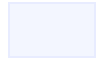
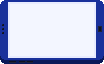
Layered file, before and after one edit (w=104, h=64). Changes by layer:
showed "Background", painted on it over (0, 0, 104, 64)
